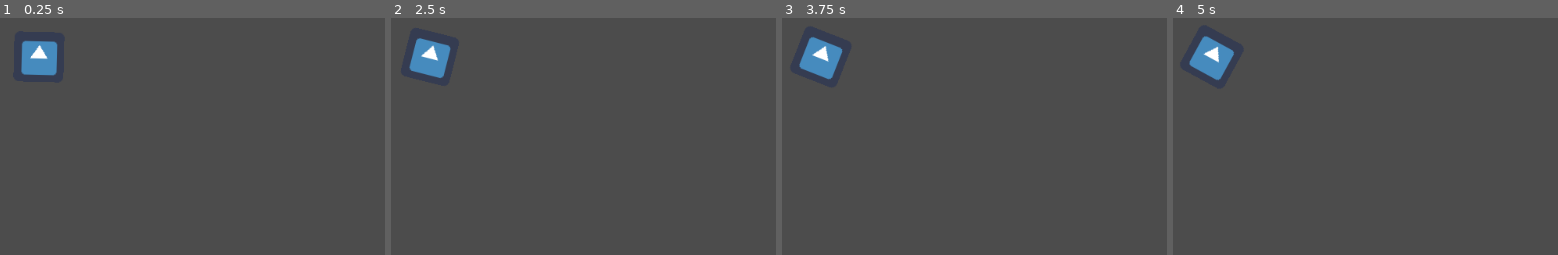
Above: before the commit, frames 1-4 (left to right).
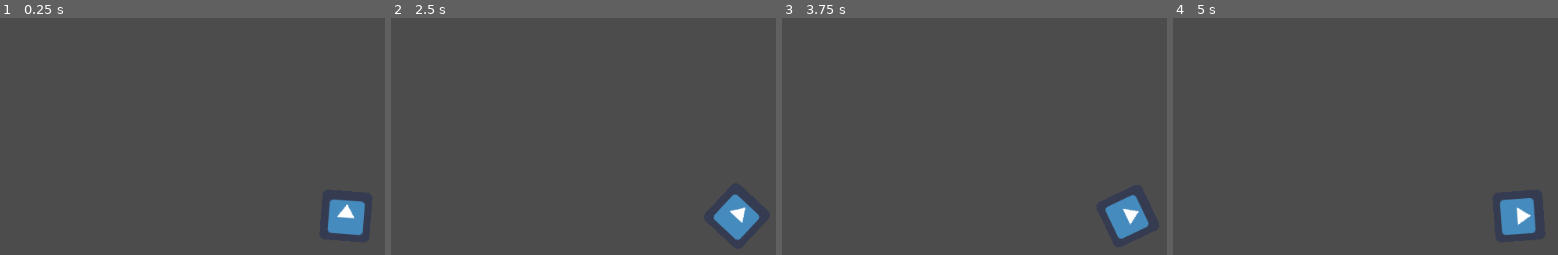
Above: after the commit, the same moments.

Repository: jordibcic/JocCompartit
Game: Godot game, scene res://Joc.tscn
Two runs of this game, one before a commit and one after it. Both use one fixed random seed, a clock stepped at 60 frames per second and the inputs below. The project has no main scene, so this scene is started directly. The engine's default icon, where the game draws it, is replaced by a stand-in: a white triangle on a blue panel in a dark square.
Inputs:
- Up to frame 1 (0.25 s): no input
- Up to frame 2 (2.5 s): tap Enter at 0.5 s; tap Space at 1.25 s
- Up to frame 3 (3.75 s): tap Enter at 2.75 s; tap Space at 3.5 s
- Up to frame 4 (5 s): tap Enter at 4.25 s

The runs differ from the first frame. In frame 1, 2.7% of the frame differs, in the area x 5-95%, y 9-92%; in frame 2, 2.7%, in the area x 4-96%, y 8-94%; in frame 3, 2.7%; in frame 4, 2.7%.

Commit message:
Girem més ràpid
també hem arreglat la posició inicial

Diff:
--- a/Icon.gd
+++ b/Icon.gd
@@ -1,7 +1,7 @@
 extends Sprite
 
 
-var w = 0.1
+var w = 0.3
 
 # Called when the node enters the scene tree for the first time.
 func _ready():
--- a/Joc.tscn
+++ b/Joc.tscn
@@ -6,6 +6,6 @@
 [node name="Node2D" type="Node2D"]
 
 [node name="Icon" type="Sprite" parent="."]
-position = Vector2( 421, 264 )
+position = Vector2( 814, 468 )
 texture = ExtResource( 1 )
 script = ExtResource( 2 )
